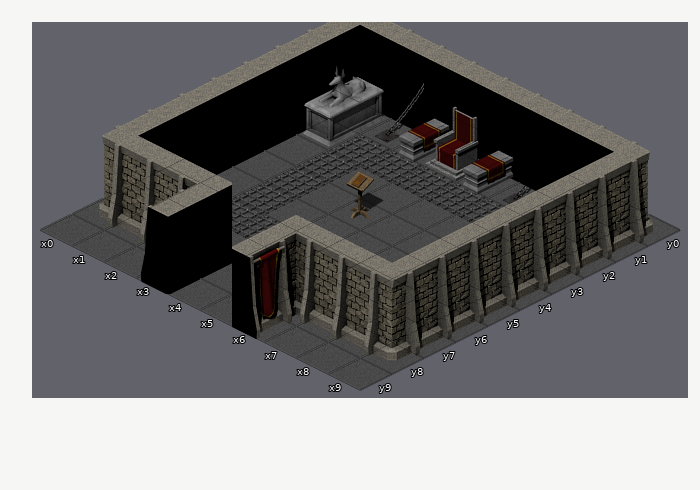
Tiled map -- public/map.tmx. The picture above was drawn from the file before the commit.
Cells are 64x32 px. Isometric: x runs down to the right, y down to the left. Shown: x 0..9, y 0..9.
Once edited:
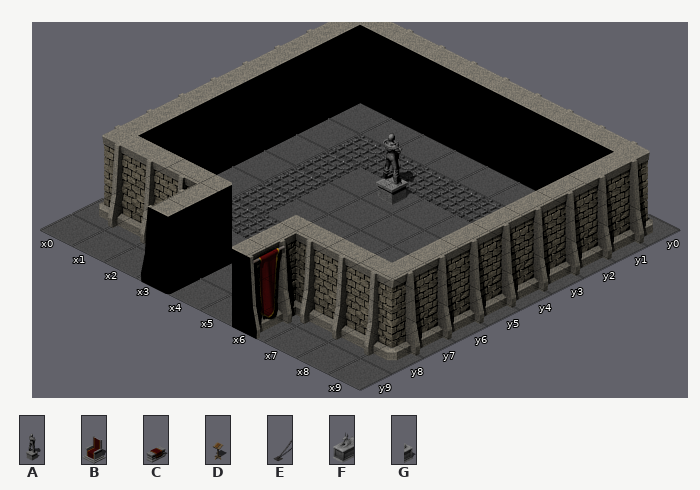
Key: from "tiled_dungeon": A 115, B 117, C 118, D 133, E 177, F 178, G 179.
_ is an empty cell.
Difference:
Layer "objetos_down" (removed):
y 1: x 6 E -> _
Layer "objects":
y 1: x 1..5 GECBC -> _____
y 2: x 1 F -> _
y 3: x 4 _ -> A
y 4: x 4 D -> _
Changed places in both pictures, as pixel boxes (x1, y1, x2, y2):
changed: (303, 65, 532, 219)
